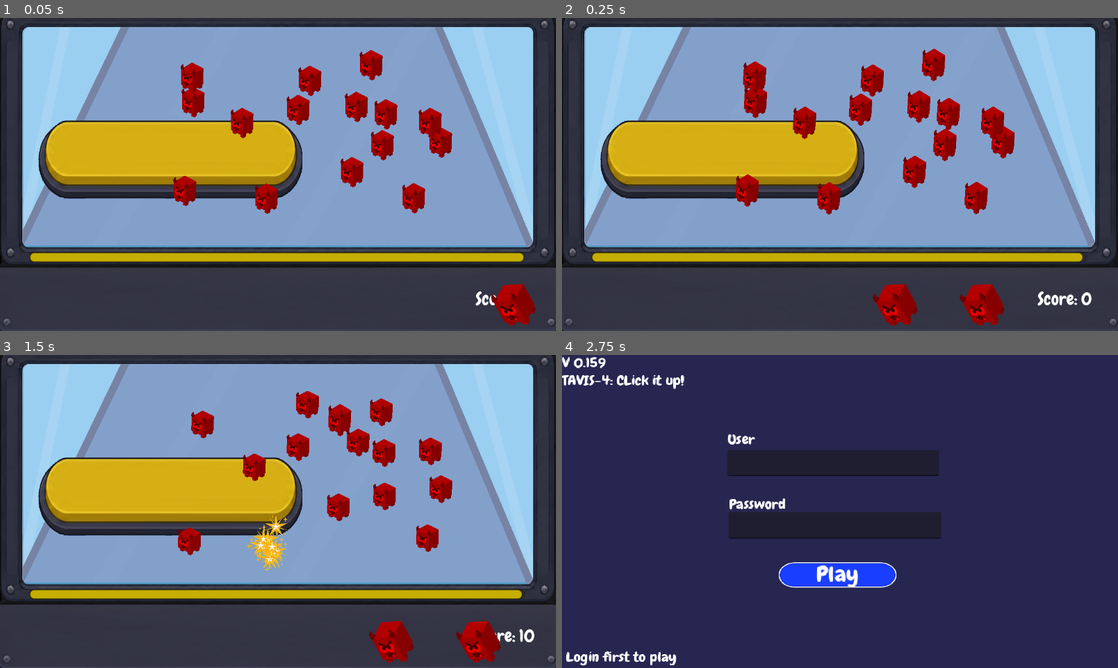
Above: before the commit, frames 1-4 (two rows, left to right).
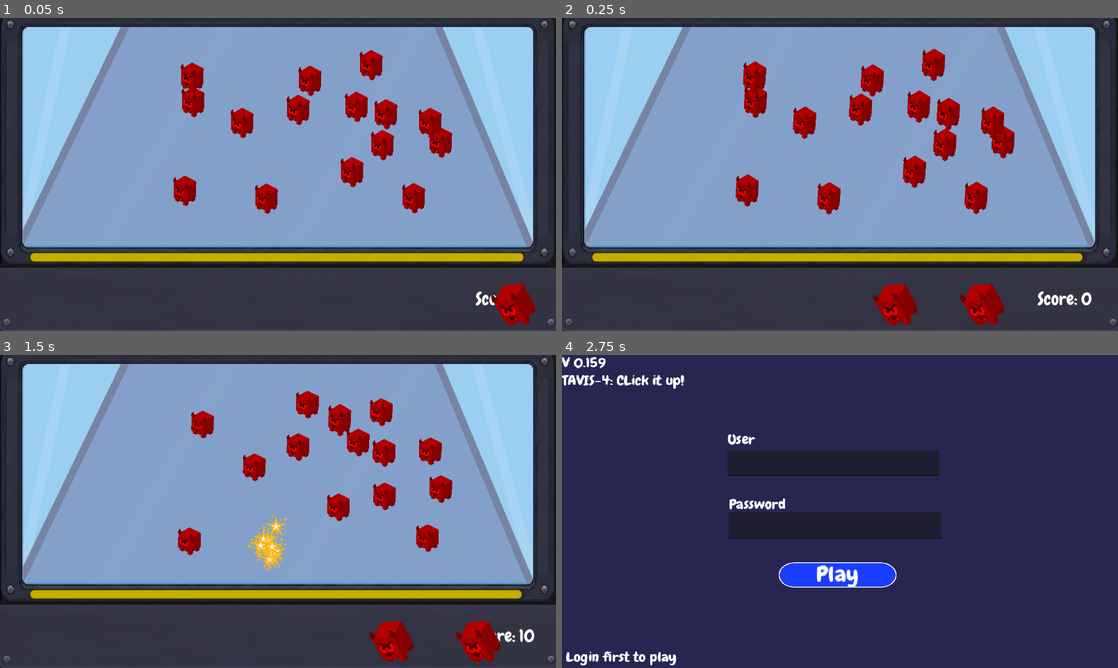
Above: after the commit, the same moments.

Repository: Hunter-Soft/Prototipo-MonstrosSA
Game: Godot game, scene res://Scenes/Level01Test.tscn
The game is run twice, just before and just after one commit, with the same random seed, the same clock (stepped at 60 frames per second) and the same inputs. This scene is started directly instead of the project's main scene.
Inputs (mouse positions are in pixels of both pictures, inside the frame that each line leads up to):
- Up to frame 1 (0.05 s): no input
- Up to frame 2 (0.25 s): no input
- Up to frame 3 (1.5 s): tap Enter (ui_accept) at 0.5 s; drag from (194, 439) to (266, 536) at 0.52 s; drag from (272, 542) to (305, 411) at 1.27 s
- Up to frame 4 (2.75 s): move the mouse to (867, 401) at 2.02 s; tap Tab (login) at 2.1 s; click (867, 401) at 2.17 s

The runs differ from the first frame. In frame 1, 11% of the frame differs, in the area x 6-55%, y 32-58%; in frame 2, 11%; in frame 3, 11%; in frame 4, nothing differs.

Commit message:
Game over

Diff:
--- a/tavis_4_project/Scenes/Level01Test.tscn
+++ b/tavis_4_project/Scenes/Level01Test.tscn
@@ -14,6 +14,7 @@
 [ext_resource type="SpriteFrames" uid="uid://bwj55xx4fvkc6" path="res://Objects/Resources/Visuals/monster2.tres" id="10_iq8n3"]
 [ext_resource type="SpriteFrames" uid="uid://8rgq3x0cwpxj" path="res://Objects/Resources/Visuals/monster3.tres" id="11_7jxfu"]
 [ext_resource type="Texture2D" uid="uid://bum8b6g3mhj0h" path="res://brain_pack/images/pre_assets/play button.svg" id="13_ycsbx"]
+[ext_resource type="Texture2D" uid="uid://det8amj1v1fke" path="res://Sprites/UI/over.png" id="15_kl5m4"]
 [ext_resource type="FontFile" uid="uid://vpugeo7khh26" path="res://brain_pack/text/Chewy-Regular.ttf" id="15_s1wt5"]
 [ext_resource type="Texture2D" uid="uid://d24f7r2lf08f3" path="res://Sprites/UI/4.png" id="16_5xslw"]
 [ext_resource type="Texture2D" uid="uid://bj34c7b2qmyps" path="res://Sprites/UI/5.png" id="16_ckl3y"]
@@ -212,6 +213,7 @@
 flat = true
 
 [node name="ColorRect" type="ColorRect" parent="Game_Over" unique_id=887038427]
+visible = false
 offset_left = -26.0
 offset_top = -6.5345573
 offset_right = 1285.0
@@ -222,13 +224,18 @@
 anchors_preset = -1
 anchor_right = 1.0
 anchor_bottom = 1.0
-offset_left = 370.0
-offset_top = 175.0
-offset_right = -411.0
-offset_bottom = -419.0
+offset_left = 396.0
+offset_top = 190.88
+offset_right = -385.0
+offset_bottom = -403.12
 text = "Game Over"
 label_settings = SubResource("LabelSettings_aiu3w")
 horizontal_alignment = 1
+
+[node name="Over" type="Sprite2D" parent="Game_Over" unique_id=1782519723]
+position = Vector2(636, 244.88)
+scale = Vector2(0.51171875, 0.51171875)
+texture = ExtResource("15_kl5m4")
 
 [node name="Button2" type="Button" parent="Game_Over" unique_id=1681784514]
 offset_left = 544.0
@@ -237,12 +244,25 @@
 offset_bottom = 439.963
 flat = true
 
+[node name="NinePatchRect5" type="NinePatchRect" parent="Game_Over/Button2" unique_id=1413220973]
+layout_mode = 0
+offset_left = -14.0
+offset_top = 62.916992
+offset_right = 220.0
+offset_bottom = 164.03699
+texture = ExtResource("19_ckl3y")
+region_rect = Rect2(32, 72, 184, 132)
+patch_margin_left = 80
+patch_margin_right = 72
+
 [node name="play button" type="Sprite2D" parent="Game_Over/Button2" unique_id=692436471]
+visible = false
 position = Vector2(92.90112, 20.676514)
 scale = Vector2(0.521183, 0.473479)
 texture = ExtResource("13_ycsbx")
 
 [node name="ColorRect3" type="ColorRect" parent="Game_Over/Button2" unique_id=1458694003]
+visible = false
 layout_mode = 0
 offset_left = 10.0
 offset_right = 178.0
@@ -255,10 +275,10 @@
 anchors_preset = -1
 anchor_right = 1.0
 anchor_bottom = 1.0
-offset_left = -106.0
-offset_top = -9.963013
-offset_right = 94.0
-offset_bottom = 66.03699
+offset_left = -91.0
+offset_top = 71.03699
+offset_right = 109.0
+offset_bottom = 147.03699
 text = "Sair"
 label_settings = SubResource("LabelSettings_7jxfu")
 horizontal_alignment = 1
@@ -309,14 +329,4 @@
 patch_margin_right = 33
 patch_margin_bottom = 34
 
-[node name="NinePatchRect5" type="NinePatchRect" parent="UI" unique_id=1413220973]
-offset_left = 87.0
-offset_top = 265.0
-offset_right = 696.0
-offset_bottom = 445.0
-texture = ExtResource("19_ckl3y")
-region_rect = Rect2(32, 72, 184, 132)
-patch_margin_left = 80
-patch_margin_right = 72
-
 [connection signal="pressed" from="Game_Over/Button2" to="." method="gameOver"]
Binary file added: tavis_4_project/Sprites/UI/over.png
Not shown, added: tavis_4_project/Sprites/UI/over.png.import
